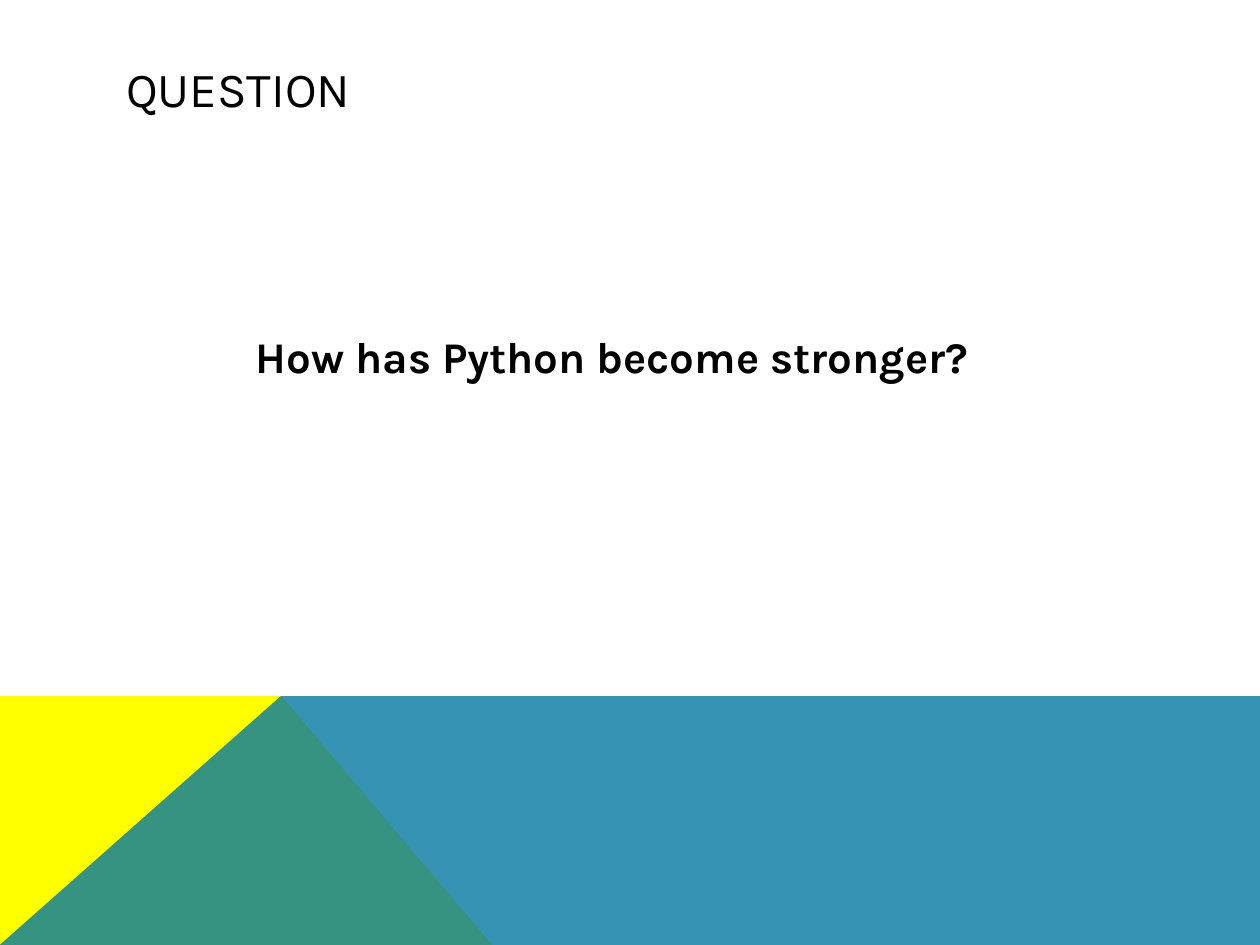
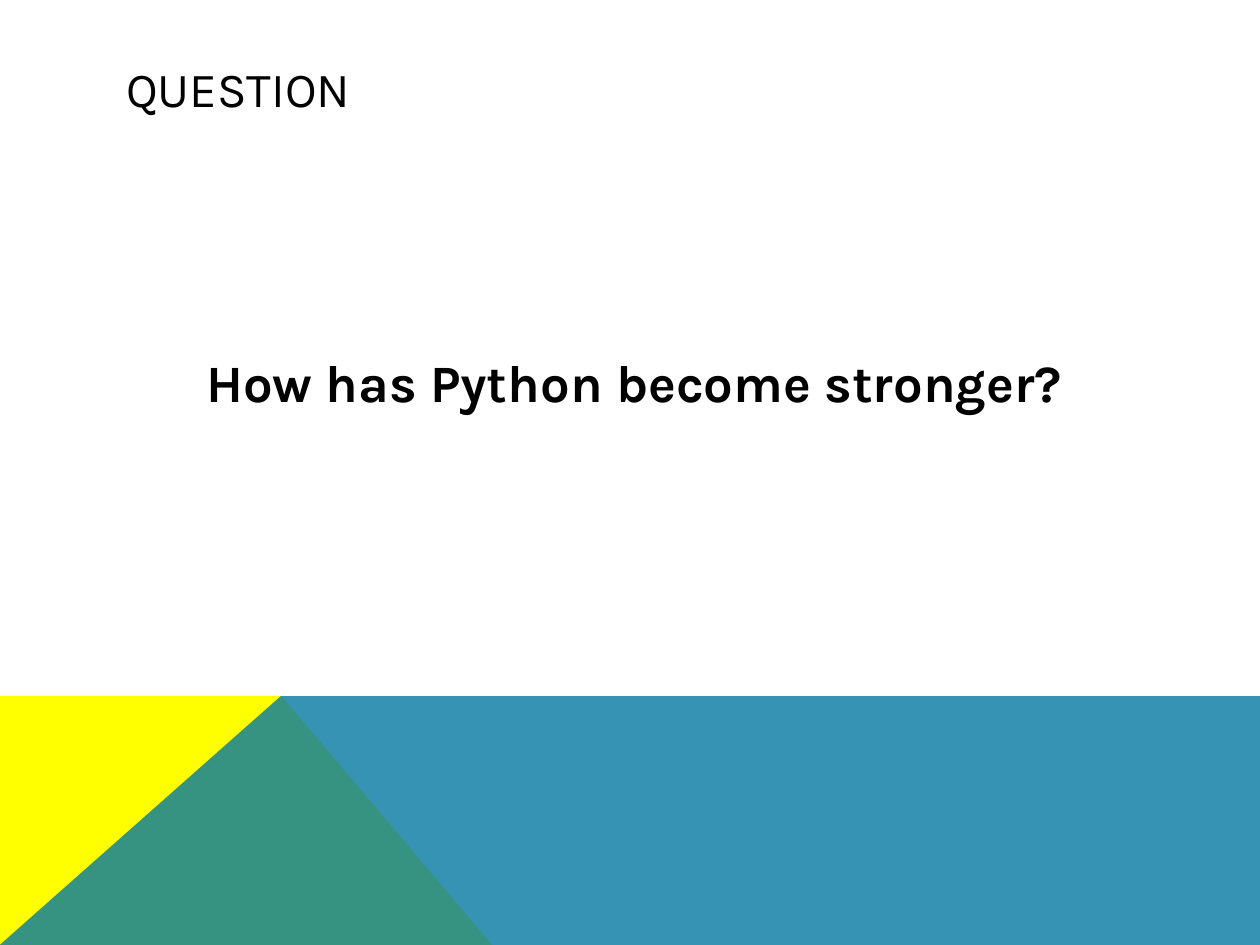
Before and after one commit to eburdon/Seng371-SoftwareEvolutionClassProject, a slide deck: slide 2 of Presentation_PythonEvolution.pptx. Drawn at 1260x945 pixels with LibreOffice and Linux fonts; fonts in the diff are those of the drawing. Boxes give left, top, right and bottom in pixels: in the first picture for what was removed or moved away, otherwise in the second. Text is boxed around its words. In the diff, an @@ line names an element or a change of style, - is before the commit and + after.

```diff
--- a/Presentation_PythonEvolution.pptx
+++ b/Presentation_PythonEvolution.pptx
@@ text "How has Python become stronger?": place and size @@
-text "How has Python become stronger?" at [256,343,968,384]
+text "How has Python become stronger?" at [206,366,1061,414]
@@ text "How has Python become stronger?" at [206,366,1061,414]: size 25 to 30 pt @@
```
Also in this commit, not shown: 8 other slides changed, 1 slide removed.
